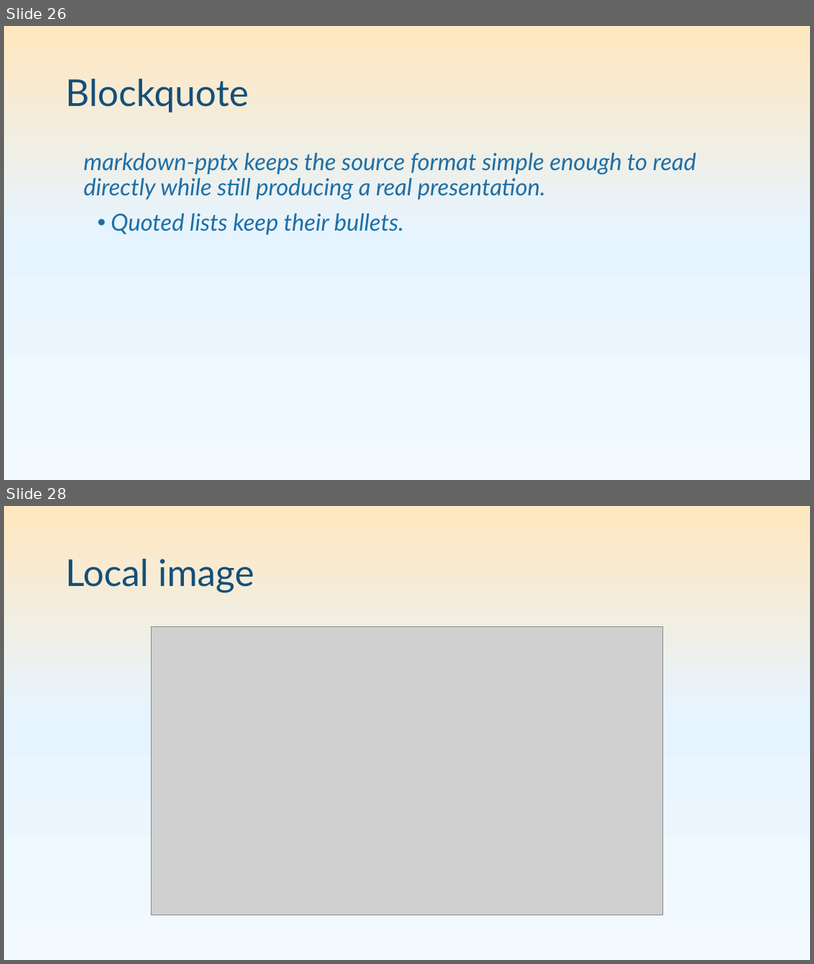
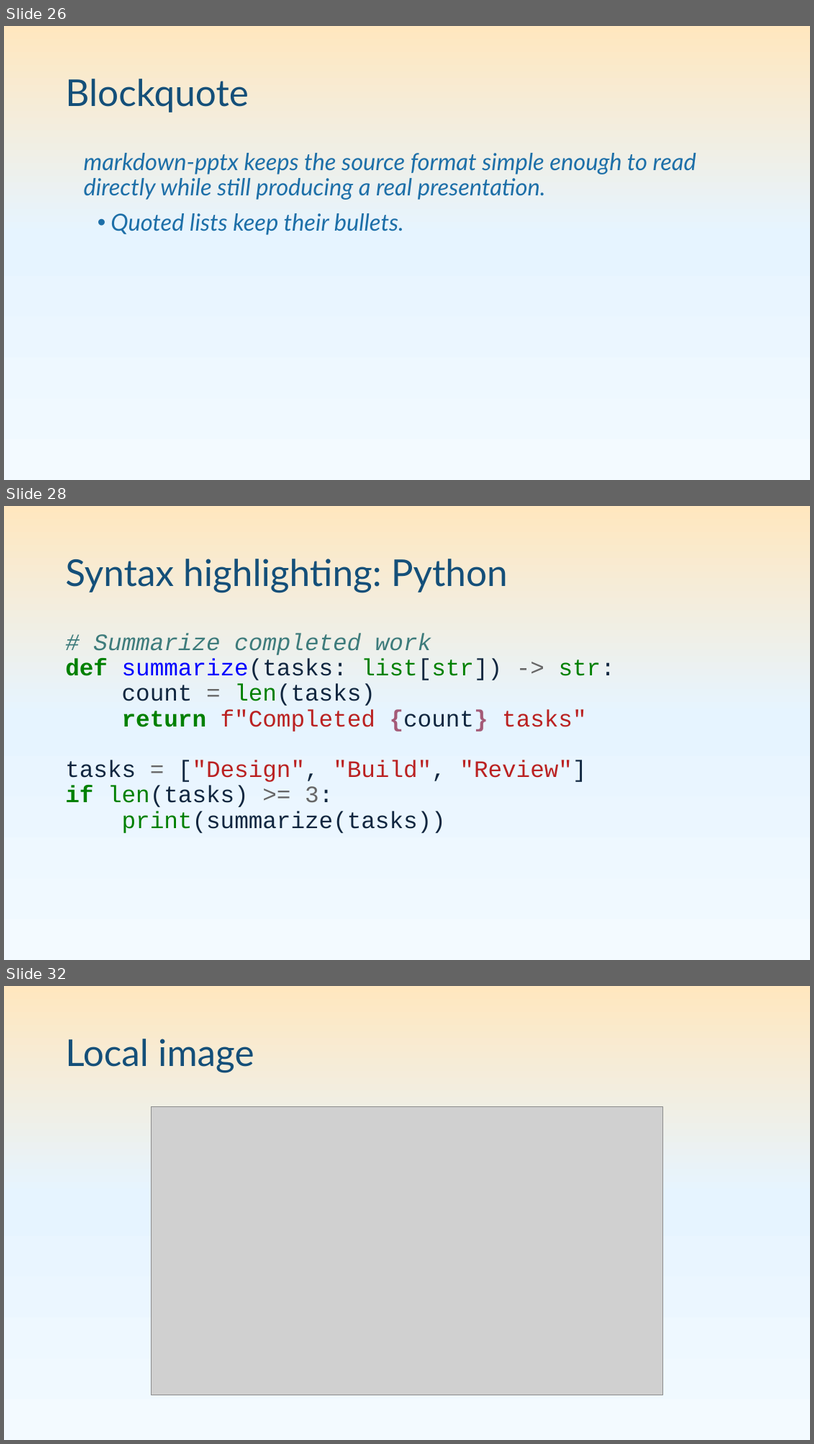
Before and after one commit to pseudosavant/markdown-pptx, a slide deck: sample/showcase.pptx. Shown one above the other, each under a label of ours: slides 26 and 28 before the commit, slides 26, 28 and 32 after it; the slides between them are not shown. The pictures are 814x964 and 814x1444 pixels, drawn with LibreOffice and Linux fonts; fonts in the diff are those of the drawing; grey boxes stand for pictures. Boxes give left, top, right and bottom in pixels: in the first picture for what was removed or moved away, otherwise in the second. Text is boxed around its words. In the diff, an @@ line names an element or a change of style, - is before the commit and + after.

Commit message:
Show syntax highlighting for Python TypeScript HTML and CSS

```diff
--- a/sample/showcase.pptx
+++ b/sample/showcase.pptx
@@ slide 28 added at [4,506,810,960], background gradient #F3FAFF to #E6F4FF to #FFE7BF @@
@@ title added at [65,559,508,592], 44 pt, text #144F79 @@
+Syntax highlighting: Python
@@ text added at [65,633,615,833], 28 pt, text #10263F @@
+# Summarize completed work
+def summarize(tasks: list[str]) -> str:
+count = len(tasks)
+return f"Completed {count} tasks"
+tasks = ["Design", "Build", "Review"]
+if len(tasks) >= 3:
+print(summarize(tasks))
@@ what was slide 28 is now slide 32 @@
```
Also in this commit, not shown: 1 slide changed, 3 other slides added, 1 other file.
